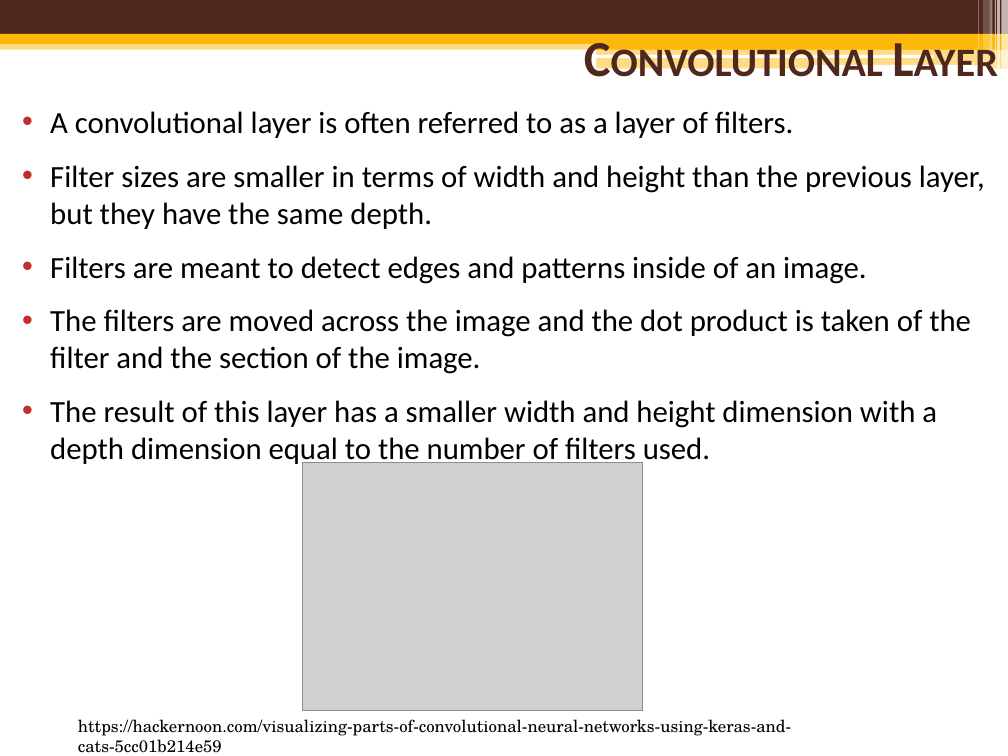
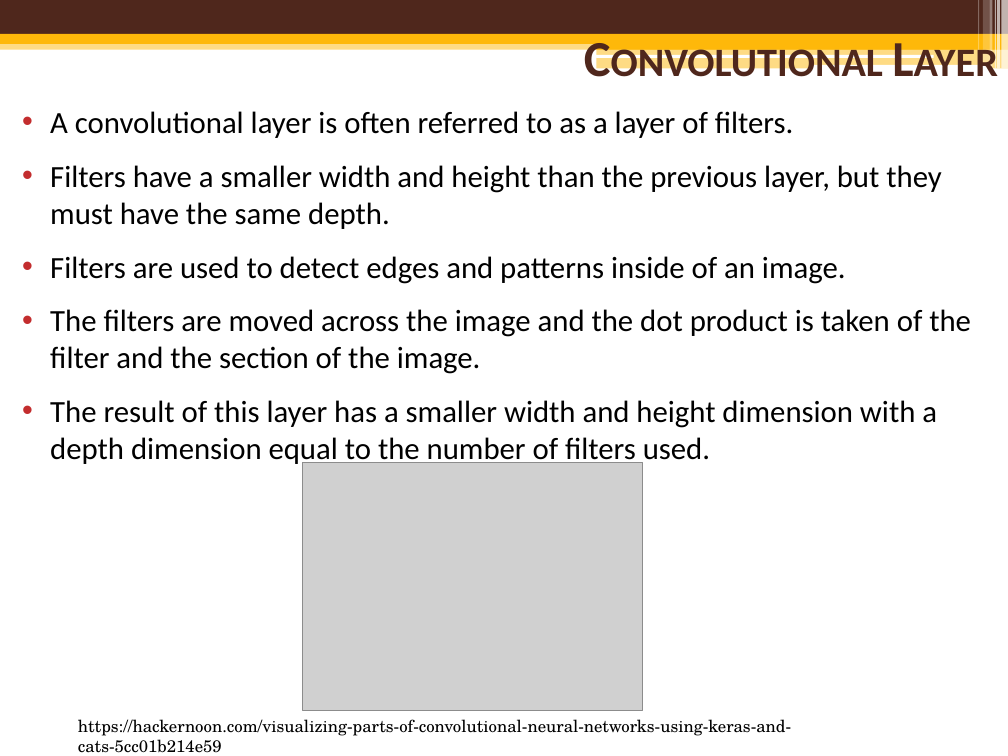
Before and after one commit to mcguires5/MachineLearning1, a slide deck: slide 10 of ConvolutionNeuralNetwork.pptx. Drawn at 1008x756 pixels with LibreOffice and Linux fonts; fonts in the diff are those of the drawing; grey boxes stand for pictures; background and template pictures are left out. Boxes give left, top, right and bottom in pixels: in the first picture for what was removed or moved away, otherwise in the second. Text is boxed around its words. In the diff, an @@ line names an element or a change of style, - is before the commit and + after.

```diff
--- a/ConvolutionNeuralNetwork.pptx
+++ b/ConvolutionNeuralNetwork.pptx
@@ text at [50,165,941,284]: text changed @@
-• Filter sizes are smaller in terms of width and height than the previous layer, but they have the same depth.
-• Filters are meant to detect edges and patterns inside of an image.
+• Filters have a smaller width and height than the previous layer, but they must have the same depth.
+• Filters are used to detect edges and patterns inside of an image.
```
Also in this commit, not shown: 7 other slides changed, 3 slides added, 4 slides removed.
